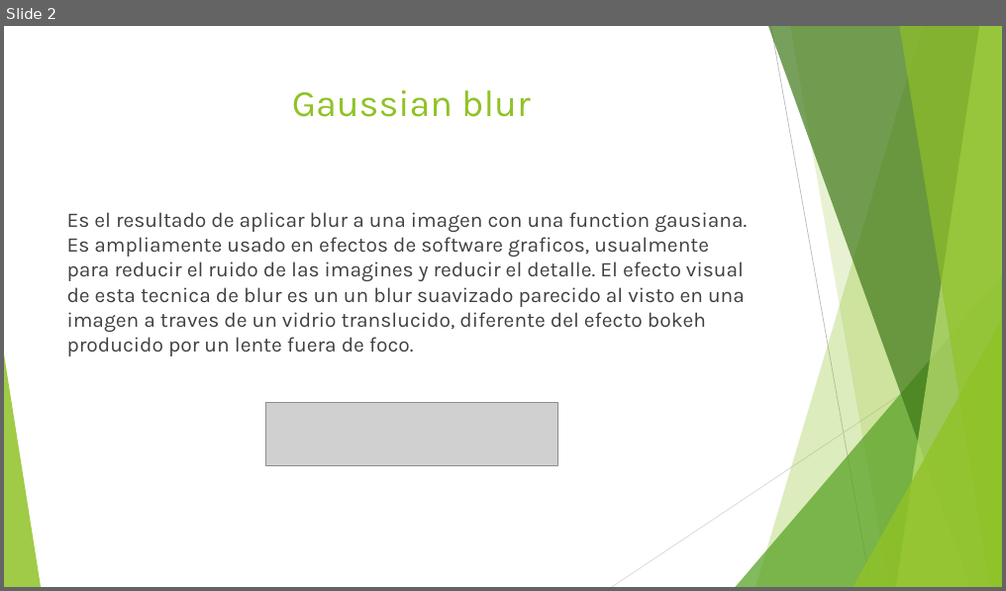
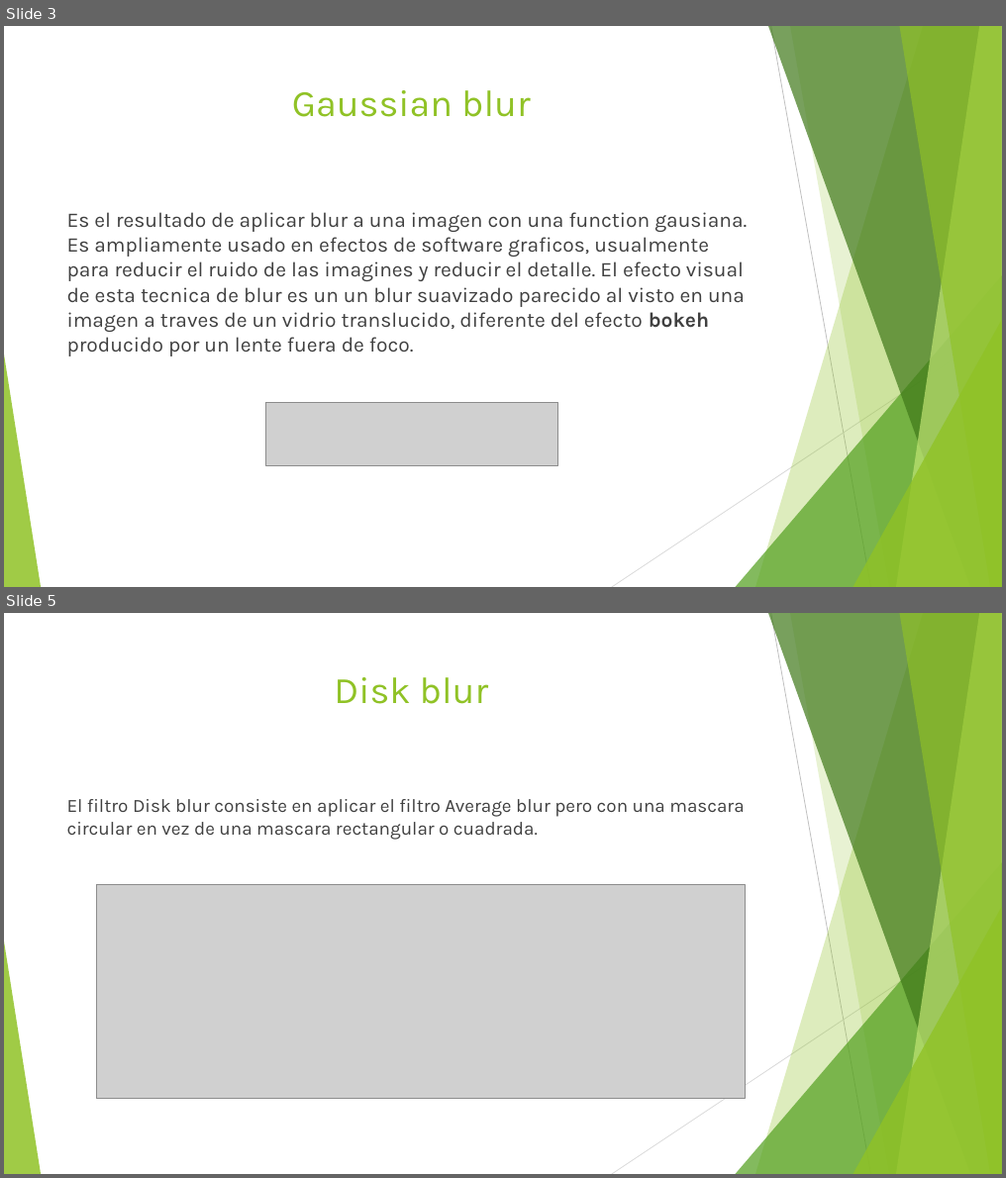
Before and after one commit to metalslayer95/HPC0120152, a slide deck: Final/Blur.pptx. Shown one above the other, each under a label of ours: slide 2 before the commit, slides 3 and 5 after it; the slides between them are not shown. The pictures are 1006x591 and 1006x1178 pixels, drawn with LibreOffice and Linux fonts; fonts in the diff are those of the drawing; grey boxes stand for pictures. Boxes give left, top, right and bottom in pixels: in the first picture for what was removed or moved away, otherwise in the second. Text is boxed around its words. In the diff, an @@ line names an element or a change of style, - is before the commit and + after.

```diff
--- a/Final/Blur.pptx
+++ b/Final/Blur.pptx
@@ slide 5 added at (4, 613, 1002, 1174), background #FFFFFF; not listed: 10 template elements that a slide beside it also shows @@
@@ title added at (334, 677, 488, 704), 36 pt, text #90C226 @@
+Disk blur
@@ text added at (67, 799, 744, 840), 18 pt, text #404040 @@
+El filtro Disk blur consiste en aplicar el filtro Average blur pero con una mascara circular en vez de una mascara rectangular o cuadrada.
@@ picture added at (96, 884, 746, 1100) @@
@@ what was slide 2 is now slide 3 @@
@@ slide 3 changed as well @@
@@ text "Es el resultado de aplicar ..." at (67, 212, 746, 357): bold on in "bokeh" @@
```
Also in this commit, not shown: 2 other slides changed, 10 other slides added, 2 slides removed, 27 other files.
